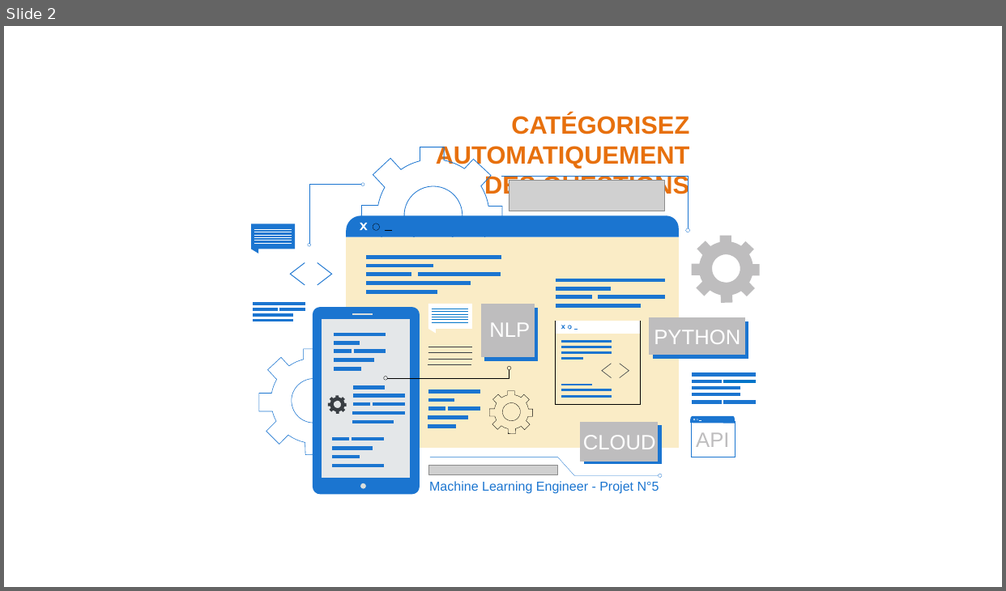
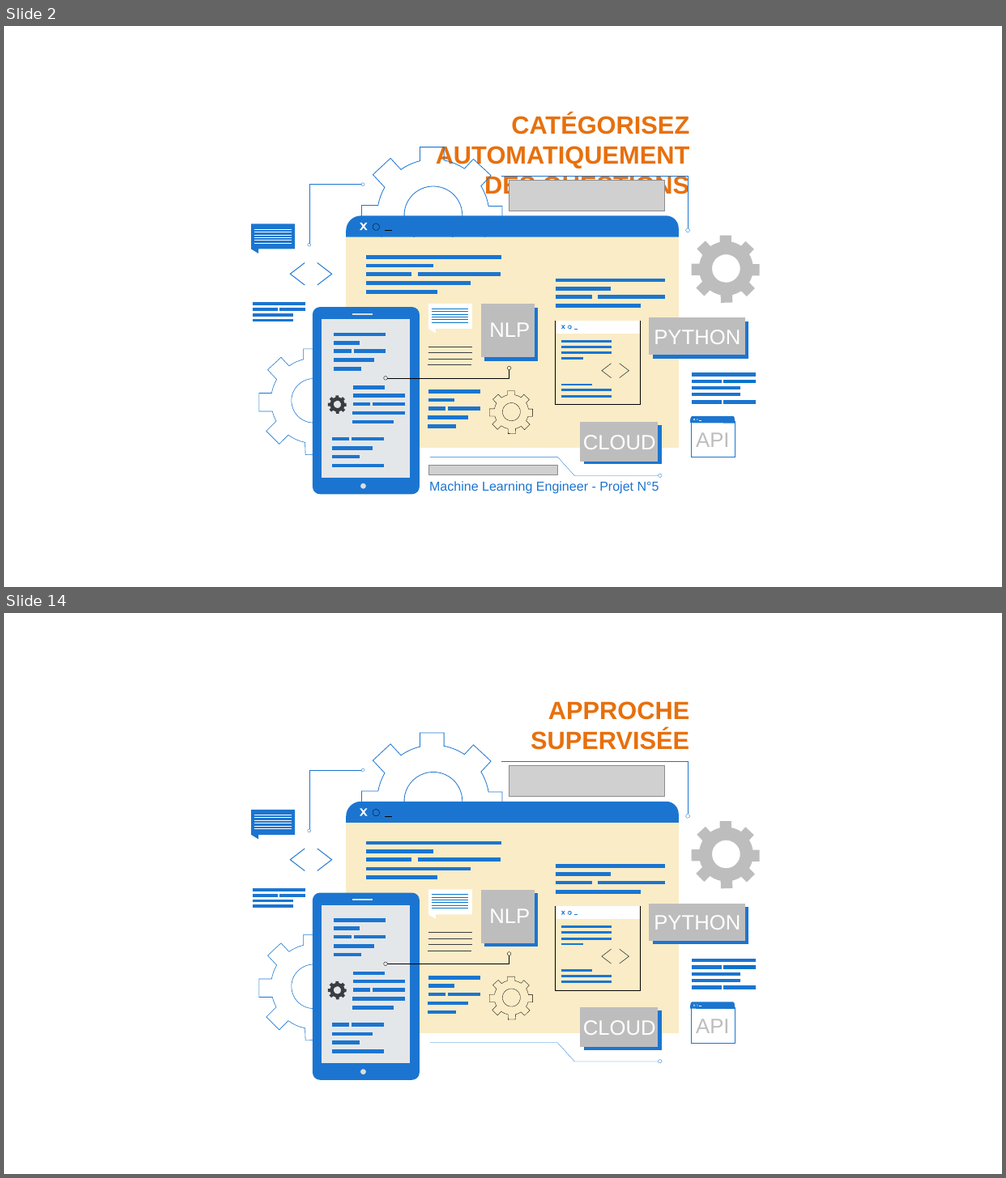
Before and after one commit to BiGHeaDMaX/Suggestion-automatique-de-mots-cles, a slide deck: 07 - Présentation.pptx. Shown one above the other, each under a label of ours: slide 2 before the commit, slides 2 and 14 after it; the slides between them are not shown. The pictures are 1006x591 and 1006x1178 pixels, drawn with LibreOffice and Linux fonts; fonts in the diff are those of the drawing; grey boxes stand for pictures. Boxes give left, top, right and bottom in pixels: in the first picture for what was removed or moved away, otherwise in the second. Text is boxed around its words. In the diff, an @@ line names an element or a change of style, - is before the commit and + after.

```diff
--- a/07 - Présentation.pptx
+++ b/07 - Présentation.pptx
@@ slide 14 added at [4,613,1002,1174], background #FFFFFF @@
@@ text added at [530,701,689,750], 24 pt, text #E7700D, bold @@
+APPROCHE
+SUPERVISÉE
@@ group added at [251,733,760,1080]: 117 freeform shapes, 4 texts, 1 picture @@
+NLP
+PYTHON
+CLOUD
+API
```
Also in this commit, not shown: 7 slides changed, 16 other slides added, 1 slide removed.
